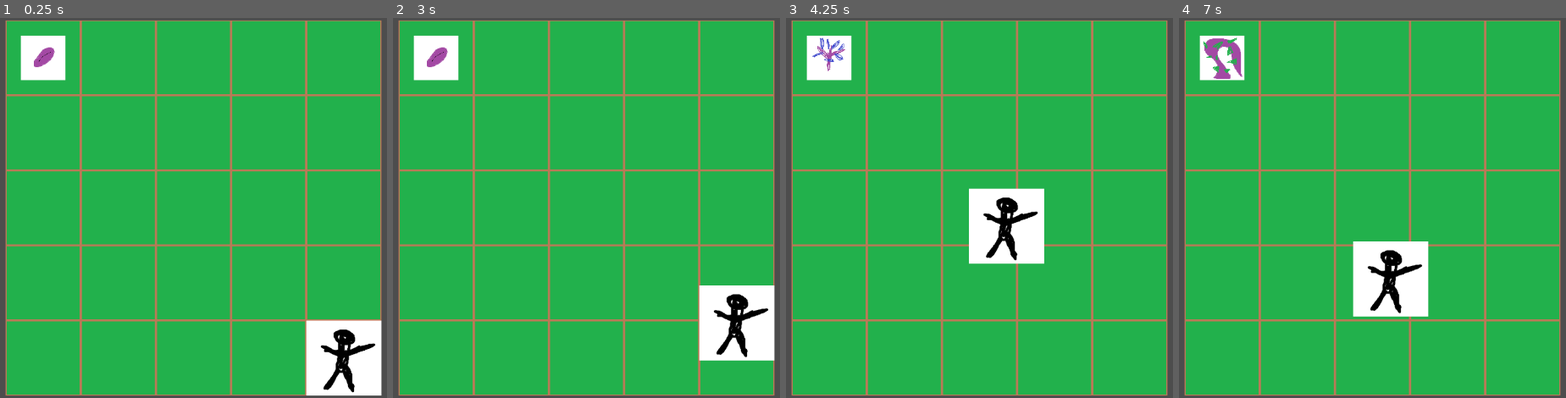
Above: before the commit, frames 1-4 (left to right).
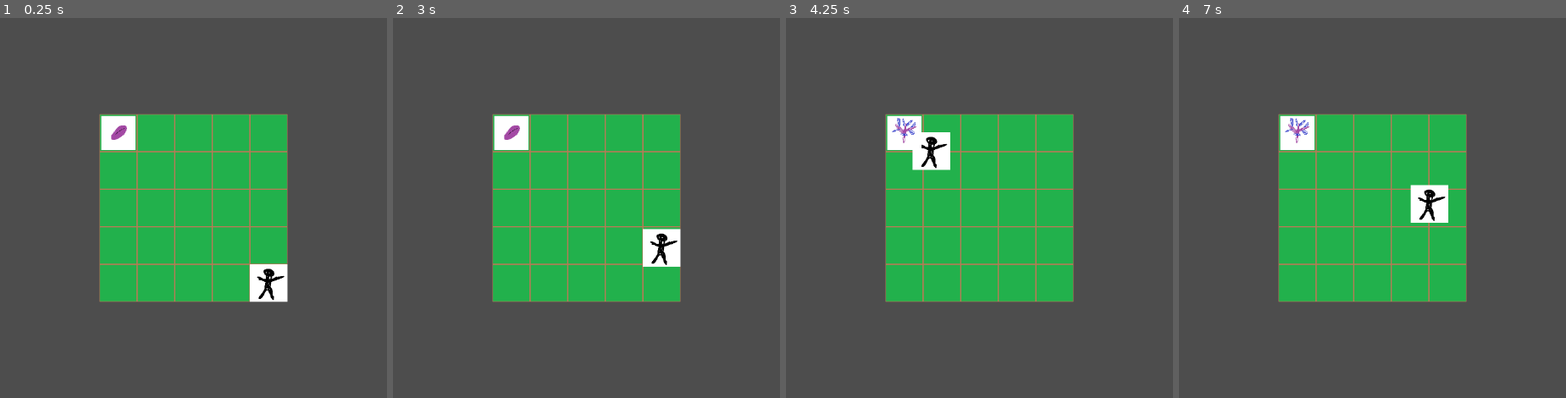
Above: after the commit, the same moments.

Repository: JuliuszMaretzky/Deptacz
Game: Godot game, scene res://_scenes/main.tscn
Two runs of this game, one before a commit and one after it. Both use one fixed random seed, a clock stepped at 60 frames per second and the inputs below. The project has no main scene, so this scene is started directly.
Inputs:
- Up to frame 1 (0.25 s): no input
- Up to frame 2 (3 s): tap Enter at 0.5, 2 s; hold D (moveRight) 0.53-1.28 s; tap Space at 1.25, 2.75 s; hold S (moveDown) 1.28-2.03 s; hold D (moveRight) 2.03-2.78 s; hold W (moveUp) from 2.78 s (still down)
- Up to frame 3 (4.25 s): release W (moveUp) at 3.53 s; hold Left (moveLeft) from 3.53 s (still down)
- Up to frame 4 (7 s): release Left (moveLeft) at 5.03 s; hold S (moveDown) 5.03-5.78 s; hold D (moveRight) 5.78-6.53 s; hold W (moveUp) from 6.53 s (still down)

The runs differ from the first frame. In frame 1, 77% of the frame differs, in the area x 1-99%, y 0-100%; in frame 2, 77%; in frame 3, 80%; in frame 4, 80%.

Commit message:
resize tile, plant and gardener

Diff:
--- a/Deptacz/_scenes/evil_plant.tscn
+++ b/Deptacz/_scenes/evil_plant.tscn
@@ -10,6 +10,7 @@
 
 [node name="evil_plant" type="Area2D"]
 z_index = 1
+scale = Vector2(0.75, 0.75)
 collision_mask = 0
 script = ExtResource("1_i5ep3")
 
--- a/Deptacz/_scenes/gardener.tscn
+++ b/Deptacz/_scenes/gardener.tscn
@@ -8,6 +8,7 @@
 
 [node name="gardener" type="Area2D"]
 z_index = 1
+scale = Vector2(0.5, 0.5)
 collision_layer = 2
 script = ExtResource("1_5uul2")
 
--- a/Deptacz/_scenes/tile_basic.tscn
+++ b/Deptacz/_scenes/tile_basic.tscn
@@ -7,6 +7,7 @@
 size = Vector2(128, 128)
 
 [node name="tile_basic" type="Area2D"]
+scale = Vector2(0.5, 0.5)
 script = ExtResource("1_k7knw")
 
 [node name="TileBasic" type="Sprite2D" parent="."]
--- a/Deptacz/_scripts/GameManager.gd
+++ b/Deptacz/_scripts/GameManager.gd
@@ -29,7 +29,7 @@
 	gardener.position = lawn[lawnWidth-1][lawnHeight-1].position
 
 func properVector(position: Vector2):
-	return Vector2(128 * position.x, 128 * position.y)
+	return Vector2(64 * position.x, 64 * position.y)
 
 func plantEvilSeed(position: Vector2):
 	var instance = evil_seed.instantiate()
--- a/Deptacz/_scripts/evil_plant.gd
+++ b/Deptacz/_scripts/evil_plant.gd
@@ -11,7 +11,7 @@
 var growthStageIndex = 0
 
 func _ready():
-	timer.wait_time = 3
+	timer.wait_time = 4
 	timer.start()
 	growthStages.append(evil_seed)
 	growthStages.append(evil_seedling)
